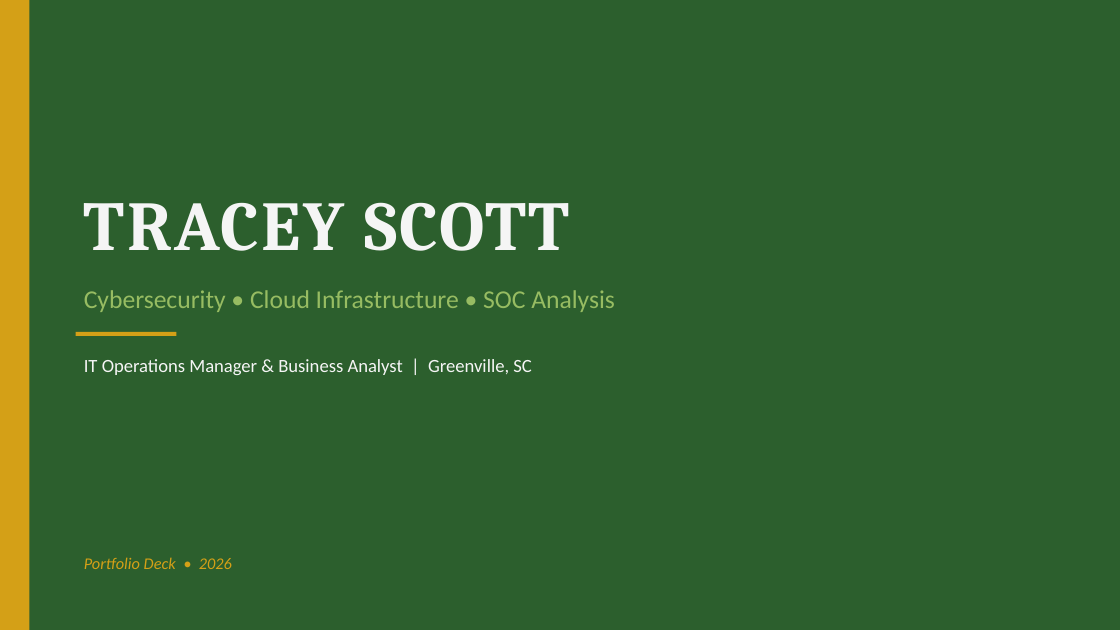
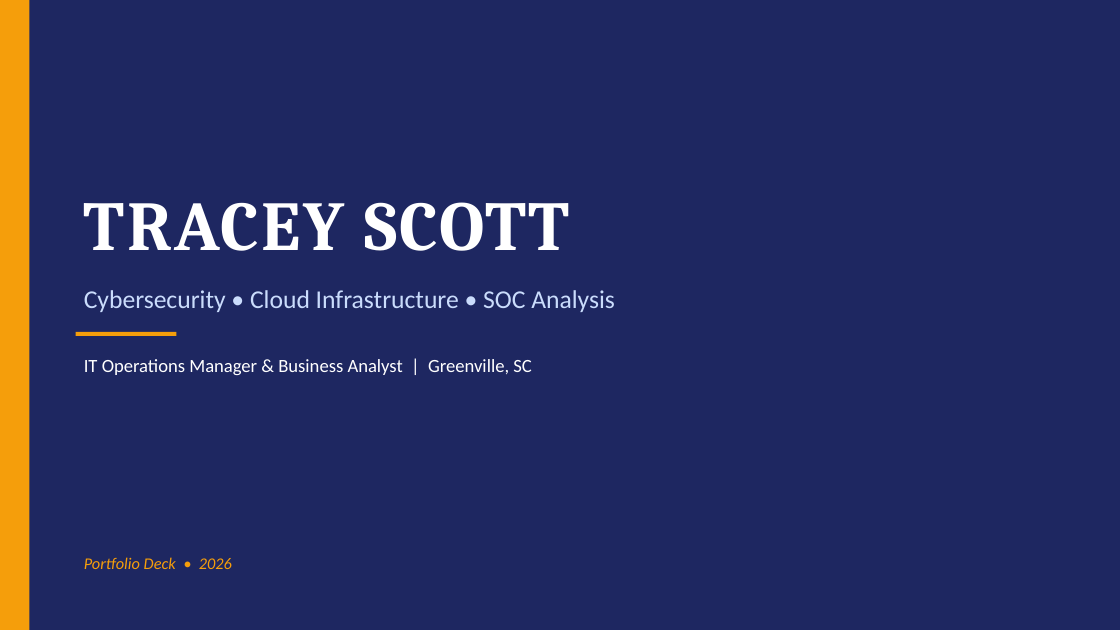
Before and after one commit to CyberTrace777/tracey-portfolio-deck, a slide deck: slide 1 of Tracey-Scott-Portfolio.pptx. Drawn at 1120x630 pixels with LibreOffice and Linux fonts; fonts in the diff are those of the drawing. Boxes give left, top, right and bottom in pixels: in the first picture for what was removed or moved away, otherwise in the second. Text is boxed around its words. In the diff, an @@ line names an element or a change of style, - is before the commit and + after.

Commit message:
Update deck colors to Midnight Executive palette

```diff
--- a/Tracey-Scott-Portfolio.pptx
+++ b/Tracey-Scott-Portfolio.pptx
@@ background #2C5F2D to #1E2761 @@
@@ rectangle at (0,0,29,630): fill #D4A017 to #F59E0B @@
@@ text "TRACEY SCOTT" at (84,202,570,251): text colour #F5F5F5 to #FFFFFF @@
@@ text "Cybersecurity • Cloud Infrastructure • ..." at (84,290,615,312): text colour #97BC62 to #CADCFC @@
@@ text "IT Operations Manager & Business ..." at (84,359,531,375): text colour #F5F5F5 to #FFFFFF @@
@@ rectangle at (76,332,176,336): fill #D4A017 to #F59E0B @@
@@ text "Portfolio Deck • 2026" at (84,557,232,569): text colour #D4A017 to #F59E0B @@
```
Also in this commit, not shown: 7 other slides changed, 10 other files.
